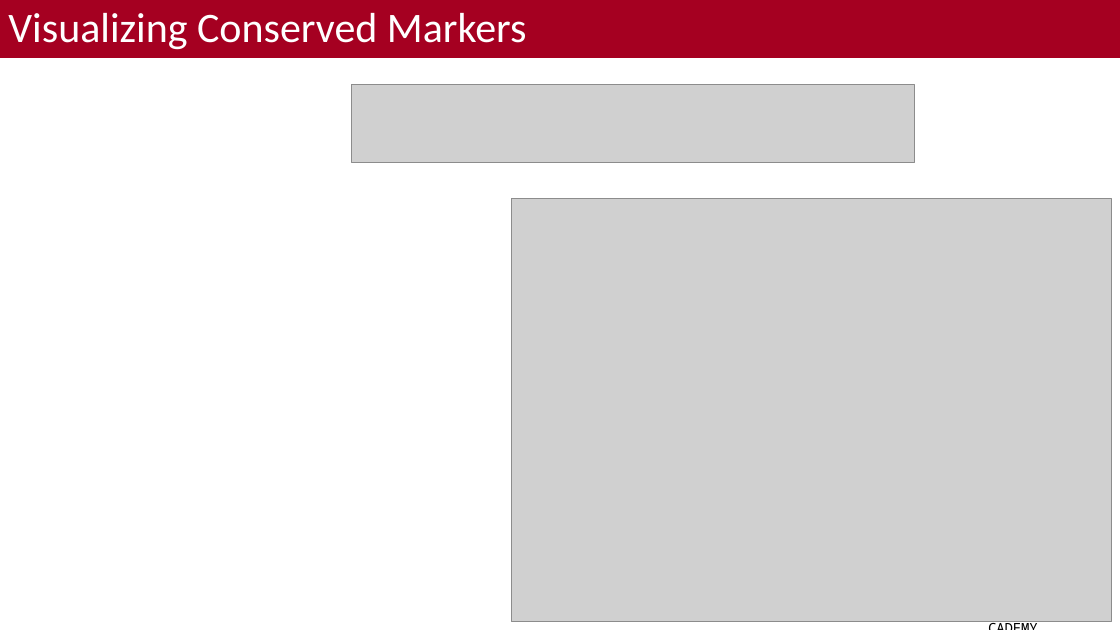
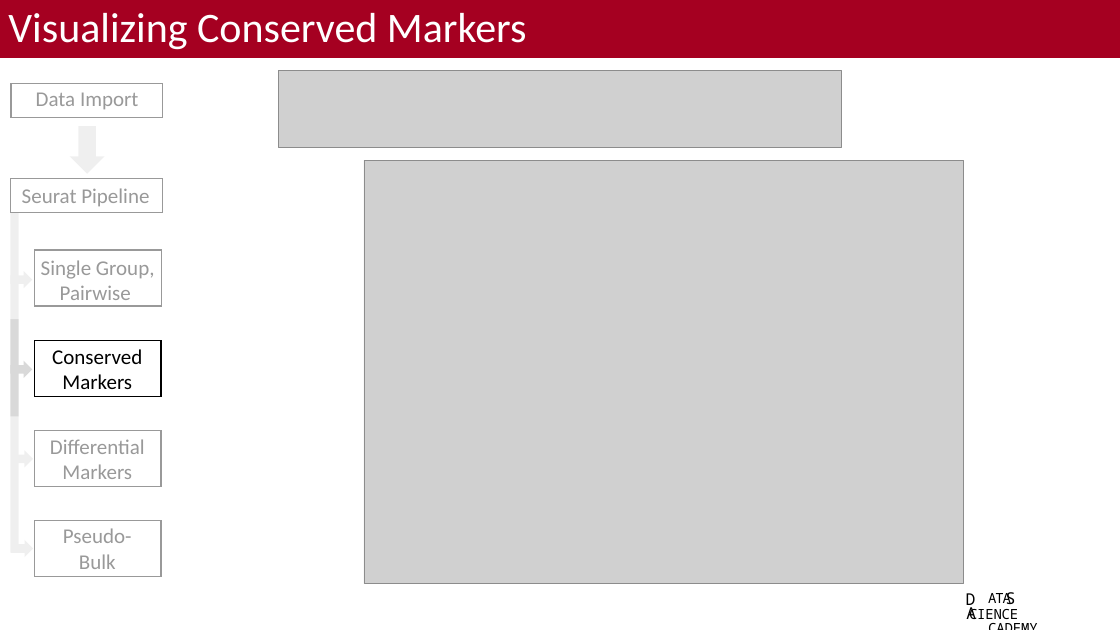
Before and after one commit to bacorli2/scrna_workshop, a slide deck: slide 4 of M5_Seurat_DGE_and_Exploratory/M5_Seurat_DGE_Exploratory.pptx (slide 3 before the commit). Drawn at 1120x630 pixels with LibreOffice and Linux fonts; fonts in the diff are those of the drawing; grey boxes stand for pictures; background and template pictures are left out. Boxes give left, top, right and bottom in pixels: in the first picture for what was removed or moved away, otherwise in the second. Text is boxed around its words. In the diff, an @@ line names an element or a change of style, - is before the commit and + after.

Commit message:
Finished differential pseudobulk code and slides.

```diff
--- a/M5_Seurat_DGE_and_Exploratory/M5_Seurat_DGE_Exploratory.pptx
+++ b/M5_Seurat_DGE_and_Exploratory/M5_Seurat_DGE_Exploratory.pptx
@@ rectangle added at <box>0,71,174,319</box>, fill #FFFFFF at 60% opacity @@
@@ rectangle added at <box>11,83,162,117</box>, outline #000000 1 pt @@
@@ picture: place and size @@
-picture at <box>352,85,915,163</box>
+picture at <box>279,70,842,148</box>
@@ text added at <box>36,92,138,109</box>, 18 pt, text #000000 @@
+Data Import
@@ down arrow added at <box>70,126,105,174</box>, fill #D9D9D9 @@
@@ rectangle added at <box>10,179,162,213</box>, outline #000000 1 pt @@
@@ picture: place and size @@
-picture at <box>512,198,1112,622</box>
+picture at <box>364,160,964,584</box>
@@ text added at <box>22,188,149,206</box>, 18 pt, text #000000 @@
+Seurat Pipeline
@@ freeform shape added at <box>10,213,18,553</box>, fill #D9D9D9 @@
@@ rectangle added at <box>34,250,161,307</box>, outline #000000 1 pt @@
@@ text added at <box>41,260,155,306</box>, 18 pt, text #000000 @@
+Single Group, Pairwise
@@ down arrow added at <box>10,271,32,288</box>, fill #D9D9D9 @@
@@ rectangle added at <box>34,340,161,397</box>, outline #000000 1 pt @@
@@ text added at <box>52,349,142,389</box>, 18 pt, text #000000 @@
+Conserved Markers
@@ down arrow added at <box>10,361,32,378</box>, fill #D9D9D9 @@
@@ rectangle added at <box>3,417,176,630</box>, fill #FFFFFF at 60% opacity @@
@@ rectangle added at <box>34,431,161,487</box>, outline #000000 1 pt @@
@@ text added at <box>50,439,145,479</box>, 18 pt, text #000000 @@
+Differential
+Markers
@@ down arrow added at <box>11,450,33,467</box>, fill #D9D9D9 @@
@@ rectangle added at <box>34,520,161,576</box>, outline #000000 1 pt @@
@@ text added at <box>63,528,132,569</box>, 18 pt, text #000000 @@
+Pseudo-
+Bulk
@@ down arrow added at <box>11,540,33,557</box>, fill #D9D9D9 @@
@@ text added at <box>966,593,976,610</box>, 14 pt, text #000000 @@
+D
@@ text added at <box>1006,592,1016,604</box>, 14 pt, text #000000 @@
+S
```
Also in this commit, not shown: 3 other slides changed, 3 slides added, 1 other file.
